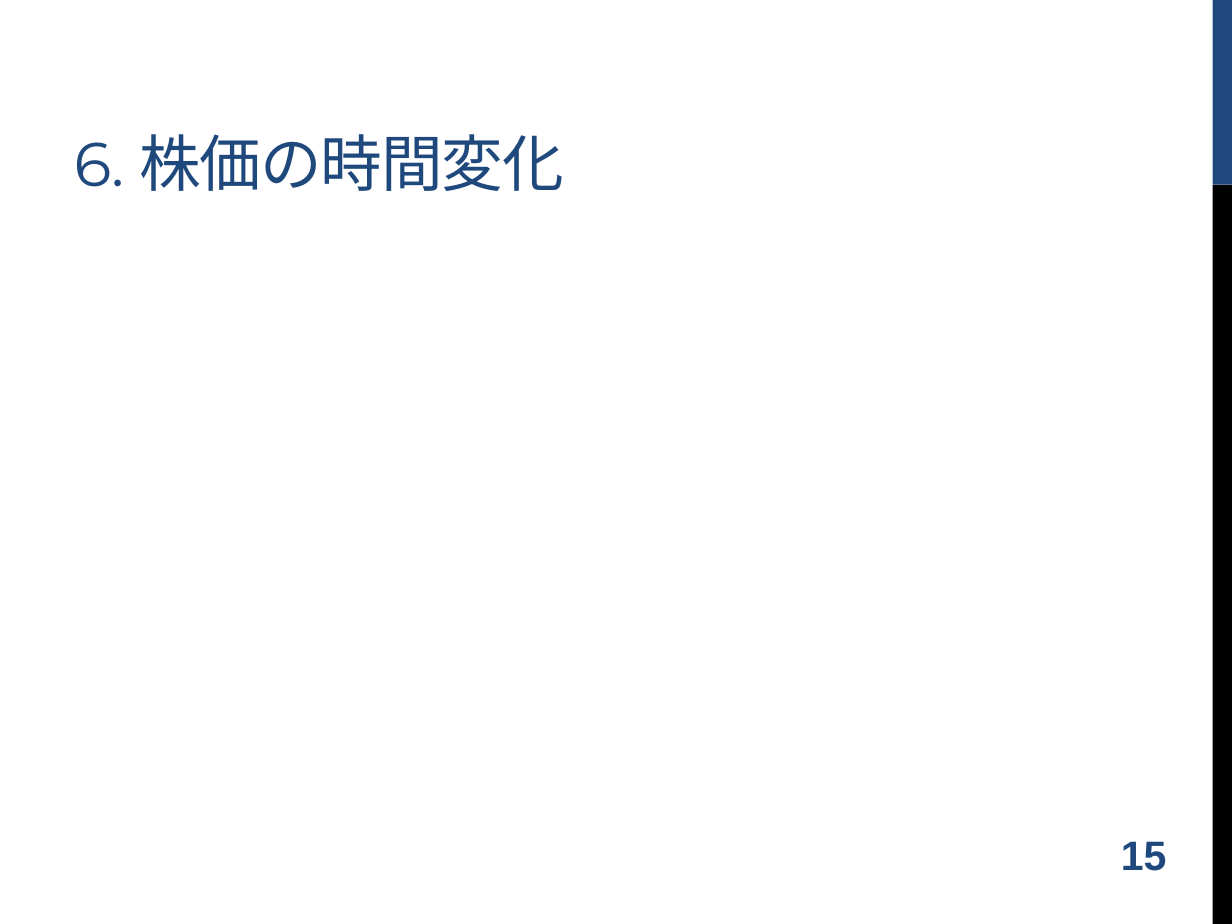
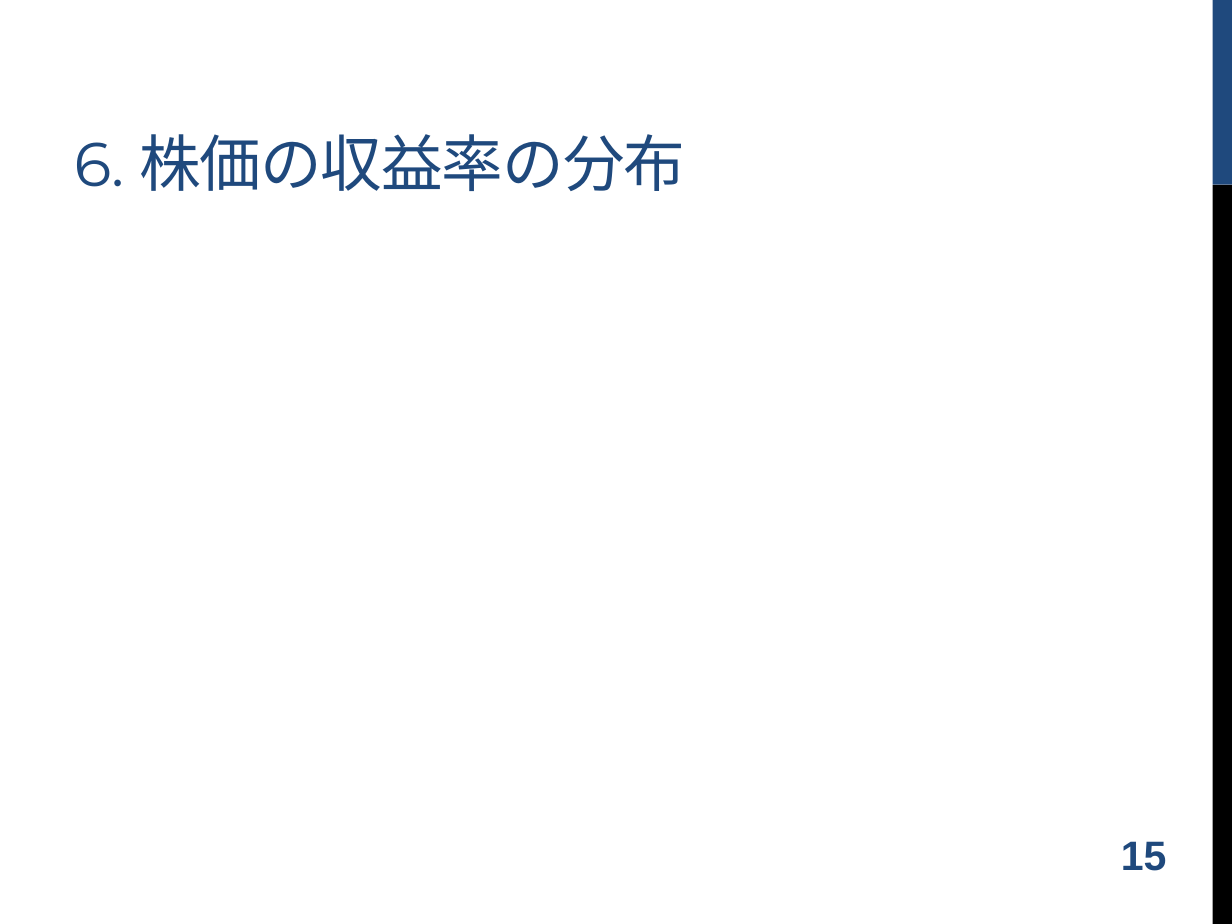
Before and after one commit to shugo/DCW2016, a slide deck: slide 16 of ruby_data_analysis.pptx. Drawn at 1232x924 pixels with LibreOffice and Linux fonts; fonts in the diff are those of the drawing; grey boxes stand for pictures; background and template pictures are left out. Boxes give left, top, right and bottom in pixels: in the first picture for what was removed or moved away, otherwise in the second. Text is boxed around its words. In the diff, an @@ line names an element or a change of style, - is before the commit and + after.

Commit message:
updated.

```diff
--- a/ruby_data_analysis.pptx
+++ b/ruby_data_analysis.pptx
@@ title at box(74, 134, 685, 191): text changed @@
-6. 株価の時間変化
+6. 株価の収益率の分布
```
Also in this commit, not shown: 1 other slide changed.
